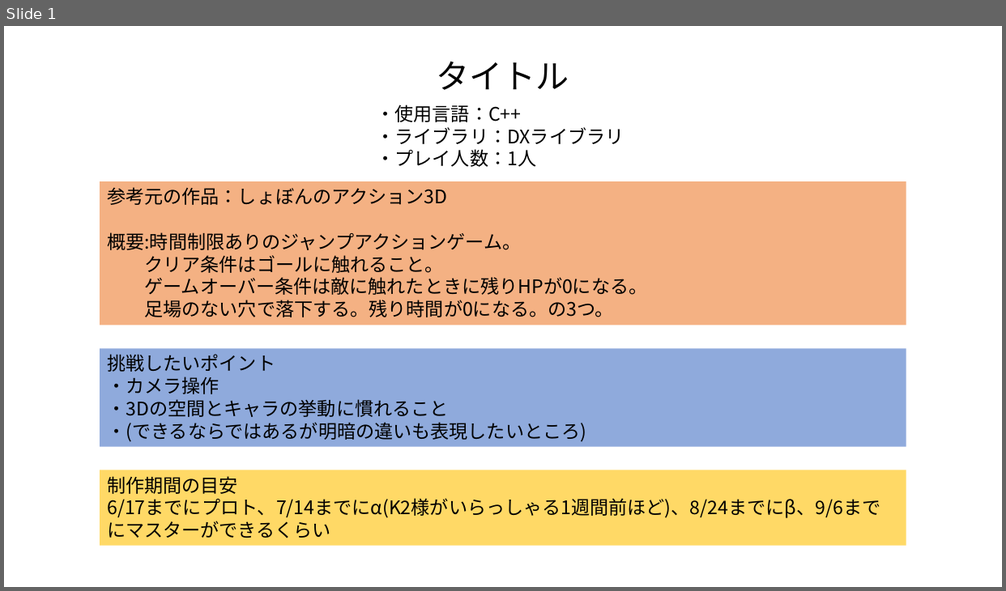
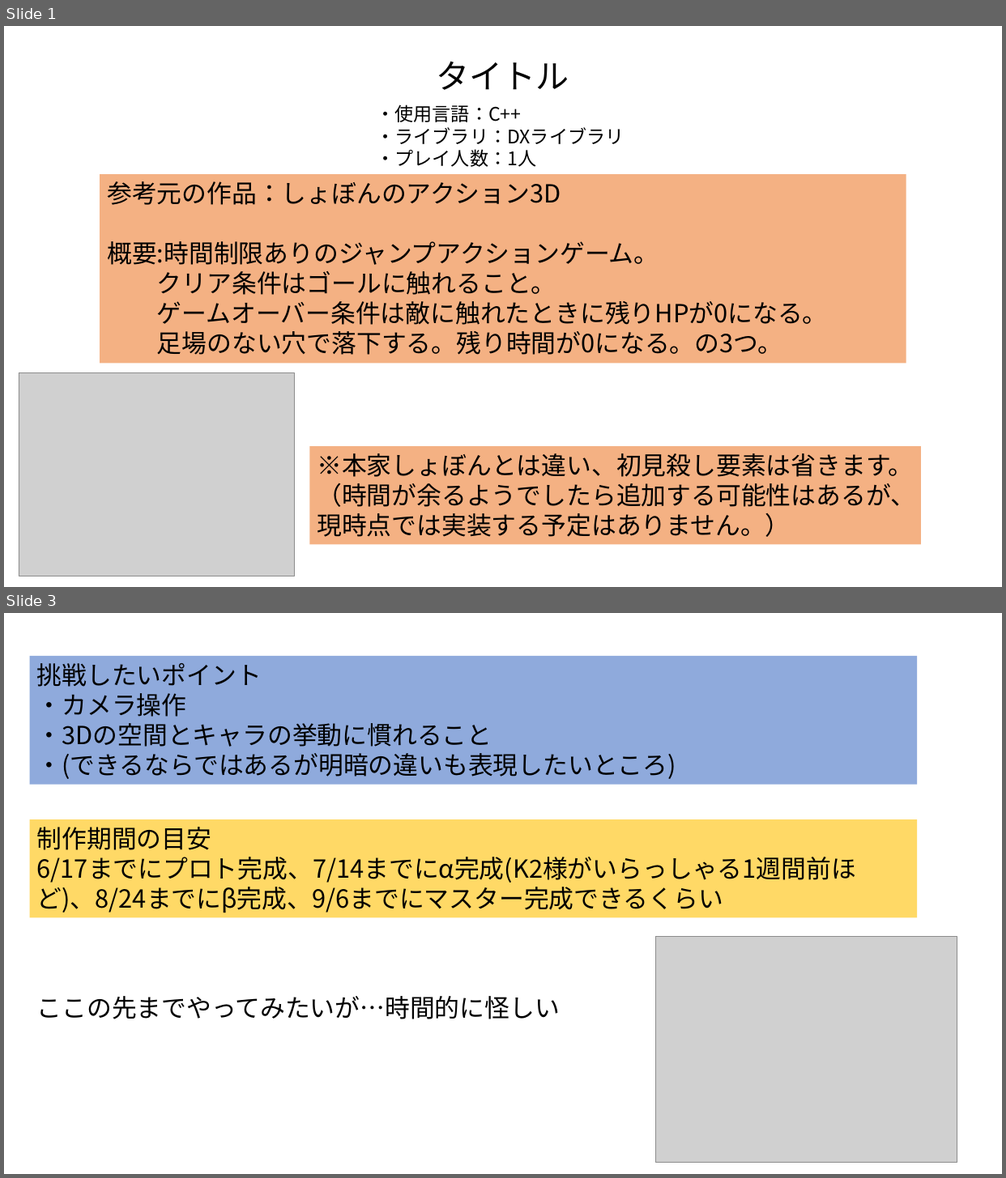
Before and after one commit to Kyea2500/Ando_3DGame, a slide deck: 企画書_Untitle.pptx. Shown one above the other, each under a label of ours: slide 1 before the commit, slides 1 and 3 after it; the slides between them are not shown. The pictures are 1006x591 and 1006x1178 pixels, drawn with LibreOffice and Linux fonts; fonts in the diff are those of the drawing; grey boxes stand for pictures. Boxes give left, top, right and bottom in pixels: in the first picture for what was removed or moved away, otherwise in the second. Text is boxed around its words. In the diff, an @@ line names an element or a change of style, - is before the commit and + after.

```diff
--- a/企画書_Untitle.pptx
+++ b/企画書_Untitle.pptx
@@ slide 3 added at box(4, 613, 1002, 1174), background #FFFFFF @@
@@ rectangle added at box(29, 656, 918, 785), fill #8FAADC, 24 pt, text #000000 @@
+挑戦したいポイント
+・カメラ操作
+・3Dの空間とキャラの挙動に慣れること
+・(できるならではあるが明暗の違いも表現したいところ)
@@ rectangle added at box(29, 820, 918, 918), fill #FFD966, 24 pt, text #000000 @@
+制作期間の目安
+6/17までにプロト完成、7/14までにα完成(K2様がいらっしゃる1週間前ほど)、8/24までにβ完成、9/6までにマスター完成できるくらい
@@ picture added at box(656, 937, 957, 1163) @@
@@ text added at box(37, 996, 560, 1020), 24 pt, text #000000 @@
+ここの先までやってみたいが…時間的に怪しい
@@ slide 1 changed as well @@
@@ rectangle "参考元の作品：しょぼんのアクション3D": place and size @@
-rectangle "参考元の作品：しょぼんのアクション3D" at box(100, 182, 906, 326)
+rectangle "参考元の作品：しょぼんのアクション3D" at box(100, 174, 906, 363)
@@ rectangle "参考元の作品：しょぼんのアクション3D" at box(100, 174, 906, 363): size 18 to 24 pt @@
@@ rectangle removed at box(100, 348, 906, 446) @@
-挑戦したいポイント
-・カメラ操作
-・3Dの空間とキャラの挙動に慣れること
-・(できるならではあるが明暗の違いも表現したいところ)
@@ picture added at box(19, 373, 294, 577) @@
@@ rectangle added at box(309, 446, 921, 544), fill #F4B183, 24 pt, text #000000 @@
+※本家しょぼんとは違い、初見殺し要素は省きます。
+（時間が余るようでしたら追加する可能性はあるが、現時点では実装する予定はありません。）
@@ rectangle removed at box(100, 471, 906, 546) @@
-制作期間の目安
-6/17までにプロト、7/14までにα(K2様がいらっしゃる1週間前ほど)、8/24までにβ、9/6までにマスターができるくらい
```
Also in this commit, not shown: 1 other slide changed.
